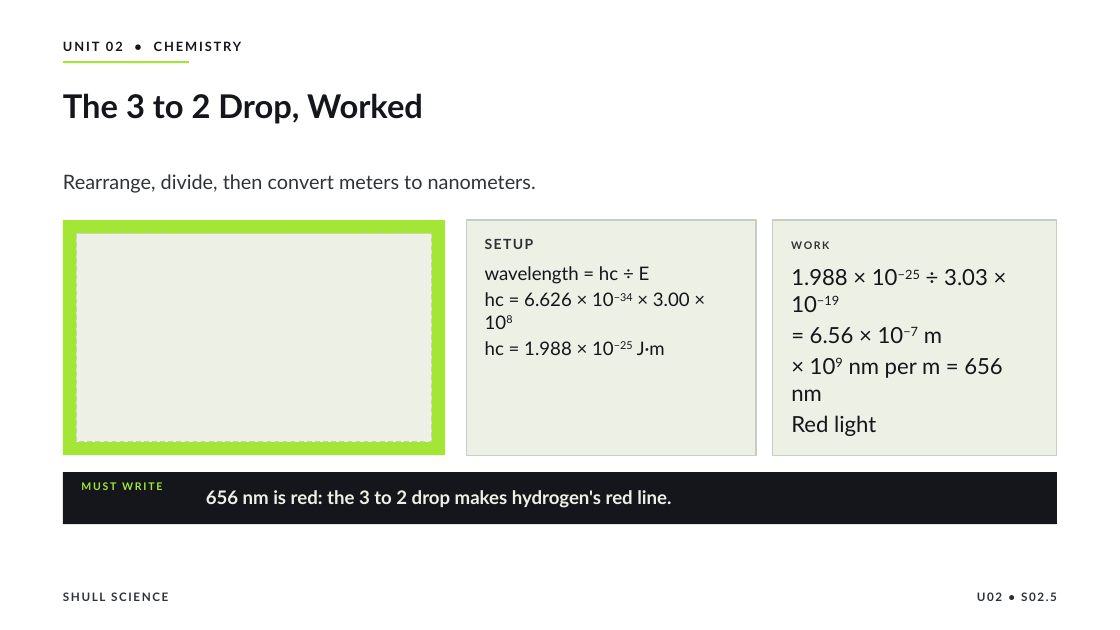
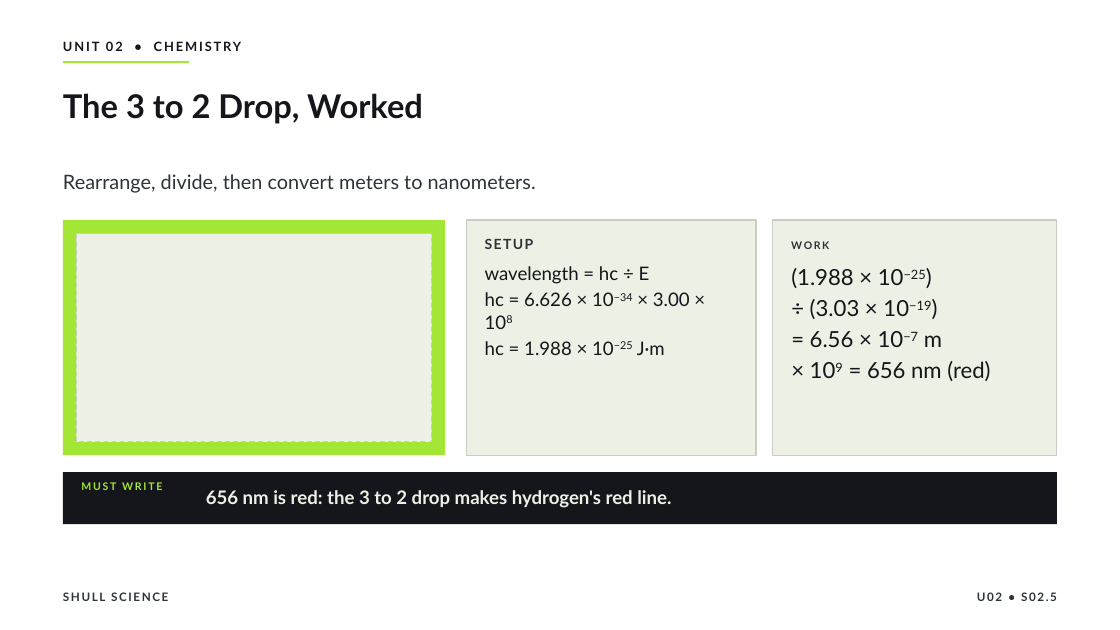
Before and after one commit to Hayabusa015/WorkWork, a slide deck: slide 12 of deliverables/chem-u02/SHULL_CHEM_Slides_U02_S02.5.pptx. Drawn at 1120x630 pixels with LibreOffice and Linux fonts; fonts in the diff are those of the drawing. Boxes give left, top, right and bottom in pixels: in the first picture for what was removed or moved away, otherwise in the second. Text is boxed around its words. In the diff, an @@ line names an element or a change of style, - is before the commit and + after.

```diff
--- a/deliverables/chem-u02/SHULL_CHEM_Slides_U02_S02.5.pptx
+++ b/deliverables/chem-u02/SHULL_CHEM_Slides_U02_S02.5.pptx
@@ text at (x1=791, y1=268, x2=931, y2=319): text changed @@
-1.988 × 10−25 ÷ 3.03 × 10−19
+(1.988 × 10−25)
+÷ (3.03 × 10−19)
@@ text at (x1=867, y1=361, x2=990, y2=381): text changed @@
-× 109 nm per m = 656 nm
-Red light
+× 109 = 656 nm (red)
```
Also in this commit, not shown: 1 other slide changed, 4 other files.
